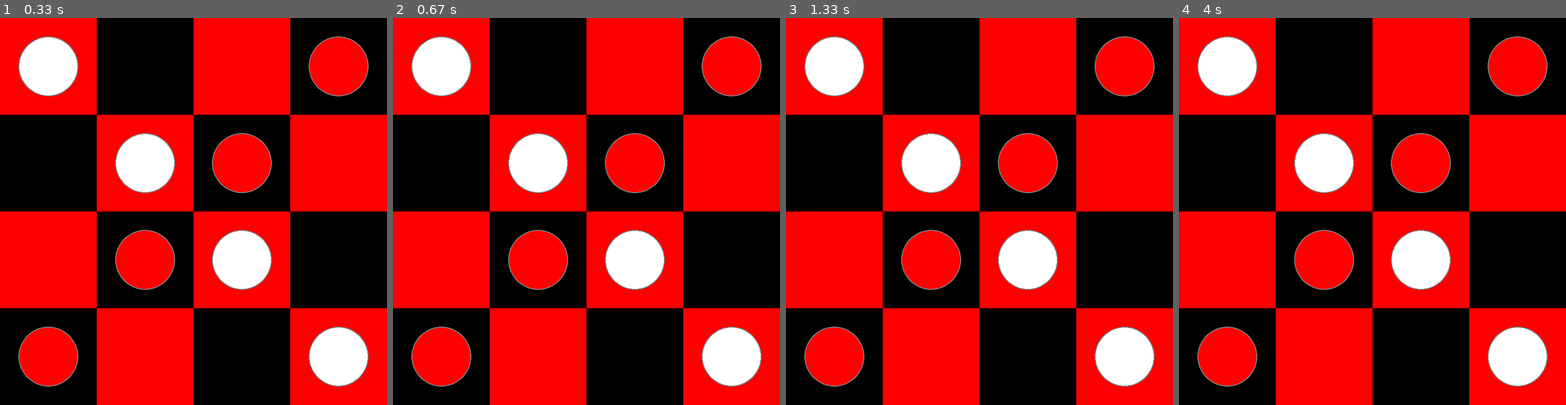
Above: before the commit, frames 1-4 (left to right).
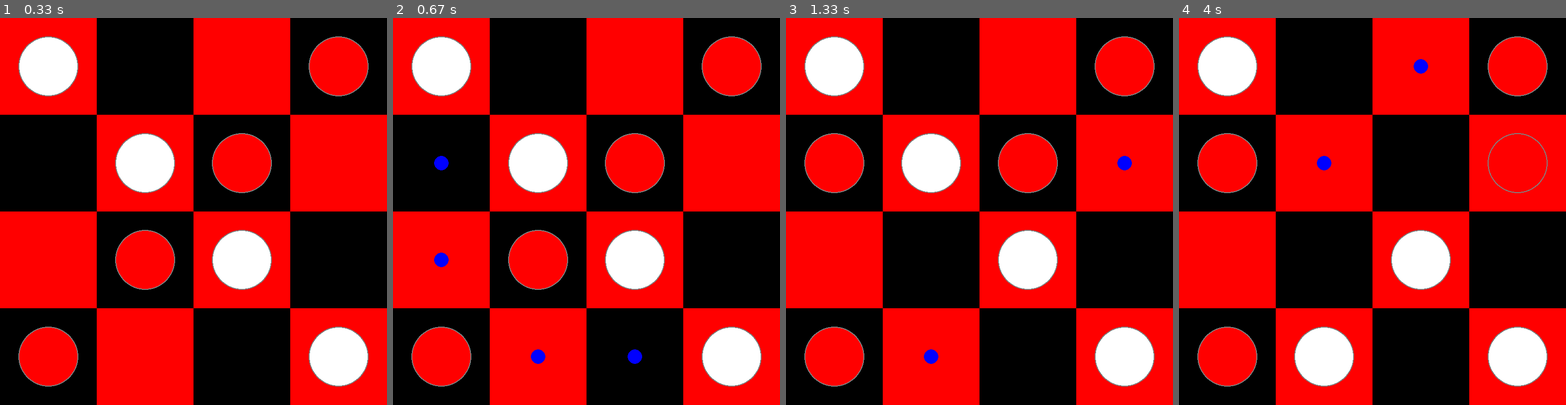
Above: after the commit, the same moments.

Repository: skniavo/daoGame_and_minimax_algo_using_pygame
Game: pygame game, started from main.py
Two runs of this game, one before a commit and one after it. Both use one fixed random seed, a clock stepped at 60 frames per second and the inputs below.
Inputs (mouse positions are in pixels of both pictures, inside the frame that each line leads up to):
- Up to frame 1 (0.33 s): no input
- Up to frame 2 (0.67 s): click (571, 226) at 0.38 s
- Up to frame 3 (1.33 s): click (859, 153) at 0.72 s; click (1122, 346) at 1.05 s
- Up to frame 4 (4 s): click (1279, 134) at 1.38 s; click (1353, 312) at 1.75 s; click (1449, 180) at 2.55 s; click (1492, 203) at 2.88 s; click (1256, 79) at 3.72 s

Frame 1 is identical in both runs. In frame 2, 0.4% of the frame differs, in the area x 10-65%, y 35-90%; in frame 3, 4.0%; in frame 4, 9.6%, in the area x 4-96%, y 10-96%.

Commit message:
Corrected logic for valid moves

Diff:
--- a/files/board.py
+++ b/files/board.py
@@ -45,3 +45,23 @@
                 piece = self.board[row][col]
                 if piece != 0:
                     piece.draw(win)
+
+    def get_valid_moves(self, piece):
+        moves = {}
+        DIRECTIONS = [[-1,-1],[-1,0],[-1,1],[0,1],[1,1],[1,0],[1,-1],[0,-1]]
+
+        for d in DIRECTIONS:
+            r, c = piece.row, piece.col
+            last_valid = None
+            while True:
+                r += d[0]
+                c += d[1]
+                if 0 <= r < ROWS and 0 <= c < COLS:
+                    if self.board[r][c] != 0:  # Vérifie s'il y a un obstacle
+                        break
+                    last_valid= (r,c)
+                else:
+                    break  # Arrête la boucle si on sort des limites du plateau
+            if last_valid:
+                moves[last_valid]=[]
+        return moves
--- a/files/game.py
+++ b/files/game.py
@@ -1,5 +1,5 @@
 import pygame
-from .constants import RED, WHITE
+from .constants import RED, WHITE, BLUE, SQUARE_SIZE
 from files.board import Board
 
 class Game:
@@ -9,6 +9,7 @@
 
     def update(self):
         self.board.draw(self.win)
+        self.draw_valid_moves(self.valid_moves)
         pygame.display.update()
 
     def _init(self):
@@ -22,7 +23,7 @@
 
     def select(self, row, col):
         if self.selected: # if smth is selected
-            result = self._move(row, col) #try to move it
+            result = self._move(row, col) #try to move it, may be false if red's trun and white piece is selected
             if not result: #if that does not work,
                 self.selected = None #get rid of our current selection
                 self.select(row, col) #reselect something else and do the rest
@@ -38,7 +39,26 @@
 
 
 
-
     def _move(self, row, col):
         #12:56
-        pass
+        piece = self.board.get_piece(row,col) #Place we want to go
+        if self.selected and piece == 0 and (row,col) in self.valid_moves: #smth is selected, place does not contain piece, and (row,col) in valid moves
+            self.board.move(self.selected, row, col) #Move the selected piece where we want to go
+            self.change_turn()
+            self.valid_moves = {}
+
+        else:
+            return False
+        return True
+
+    def draw_valid_moves(self, moves):
+        for move in moves:
+            row, col = move
+            pygame.draw.circle(self.win, BLUE, (col * SQUARE_SIZE + SQUARE_SIZE//2, row * SQUARE_SIZE + SQUARE_SIZE//2), 15)
+
+
+    def change_turn(self):
+        if self.turn == RED:
+            self.turn = WHITE
+        else:
+            self.turn = RED
--- a/main.py
+++ b/main.py
@@ -1,5 +1,5 @@
 import pygame
-from files.constants import WIDTH,HEIGHT, SQUARE_SIZE
+from files.constants import WIDTH,HEIGHT, SQUARE_SIZE, RED
 from files.board import Board
 from files.game import Game
 
@@ -30,6 +30,8 @@
             if event.type == pygame.MOUSEBUTTONDOWN:
                 pos = pygame.mouse.get_pos() # get mouse position
                 row, col = get_row_col_from_mouse(pos)
+                game.select(row, col)
+
 
         game.update()
     pygame.quit()
